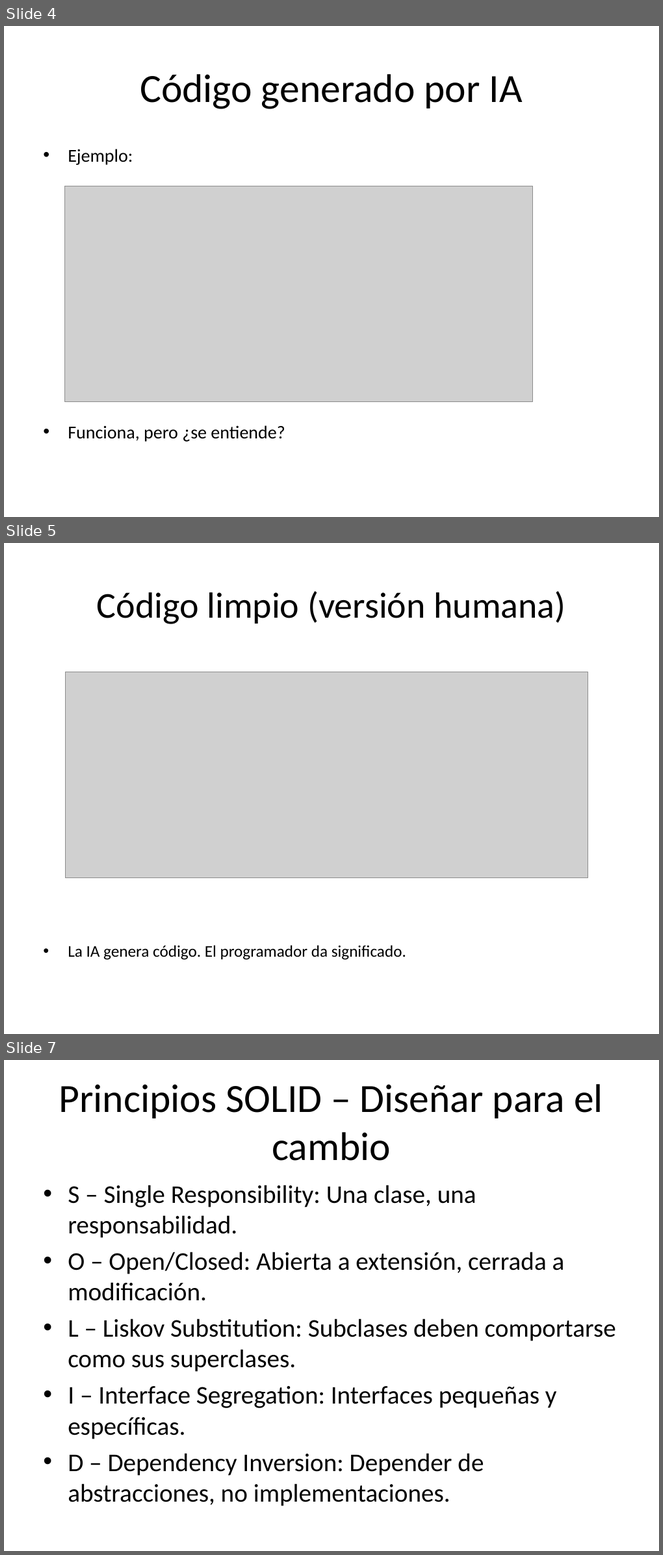
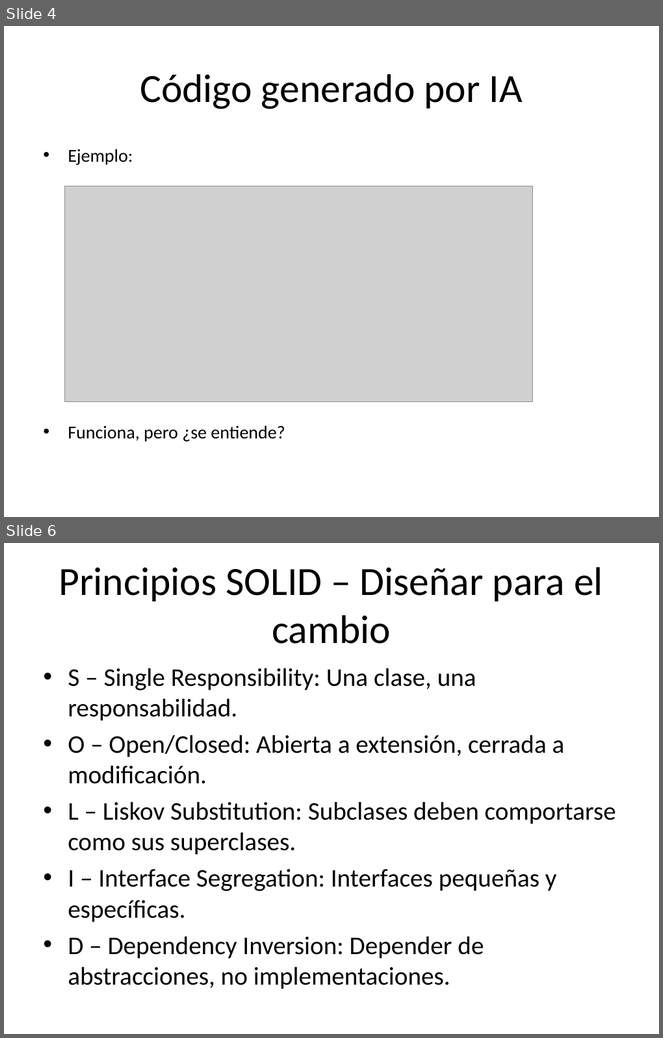
Before and after one commit to EmilioM1983/arquitectura-software-intro, a slide deck: presentacion_Emilio_Mayer.odp. Shown one above the other, each under a label of ours: slides 4, 5 and 7 before the commit, slides 4 and 6 after it; the slides between them are not shown. The pictures are 663x1555 and 663x1038 pixels, drawn with LibreOffice and Linux fonts; fonts in the diff are those of the drawing; grey boxes stand for pictures. Boxes give left, top, right and bottom in pixels: in the first picture for what was removed or moved away, otherwise in the second. Text is boxed around its words. In the diff, an @@ line names an element or a change of style, - is before the commit and + after.

```diff
--- a/presentacion_Emilio_Mayer.odp
+++ b/presentacion_Emilio_Mayer.odp
@@ slide 5 removed at (4,543,659,1034), background #FFFFFF @@
@@ title removed at (97,591,566,624) @@
-Código limpio (versión humana)
@@ picture removed at (66,672,588,878) @@
@@ text removed at (68,945,406,960) @@
-• La IA genera código. El programador da significado.
@@ what was slide 7 is now slide 6 @@
```
Also in this commit, not shown: 2 slides changed, 6 slides added.
